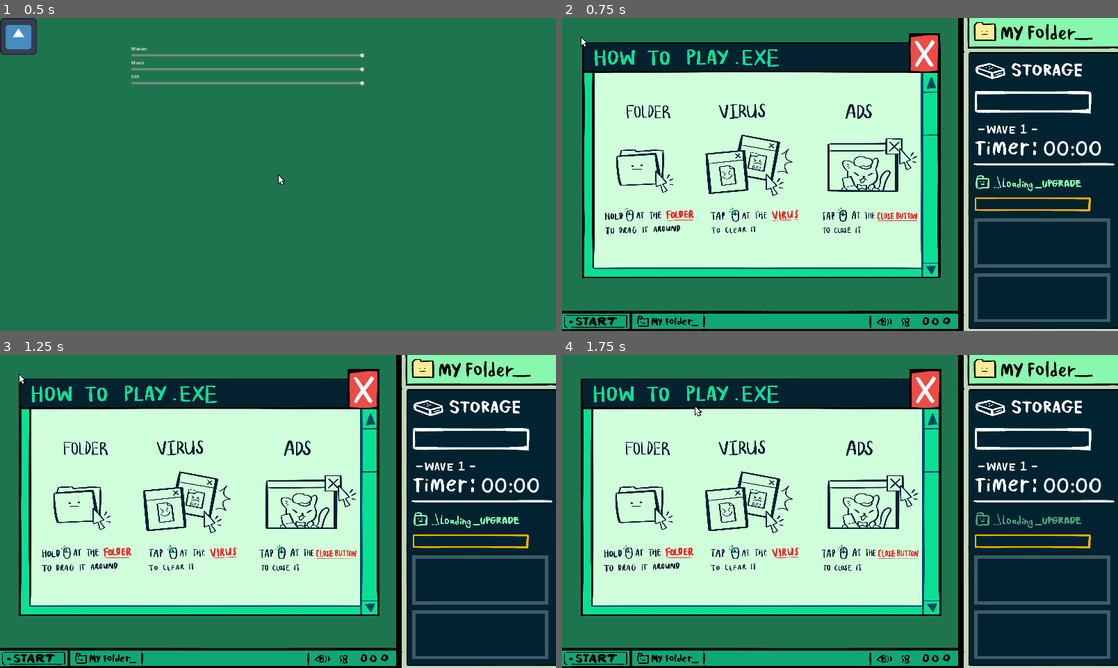
Above: before the commit, frames 1-4 (two rows, left to right).
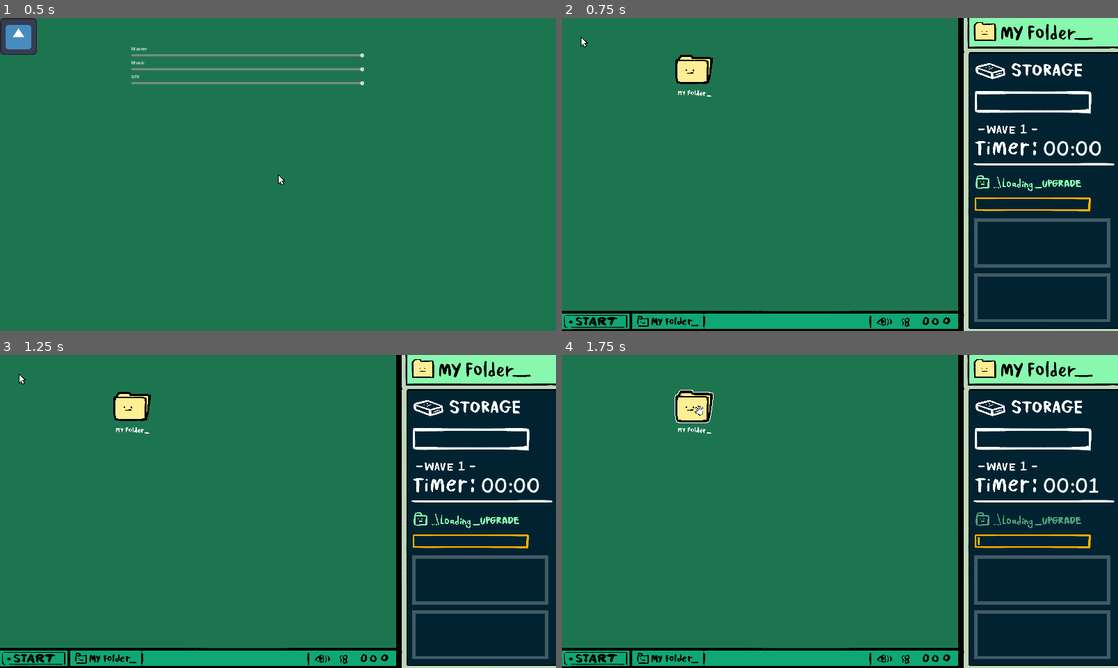
Above: after the commit, the same moments.

Repository: icheft524/Folder-Brawler
Game: Godot game, scene res://menu.tscn
Same seed, same stepped clock (60 frames per second), same inputs: the game is played once before the commit and once after it. The engine's default icon, where the game draws it, is replaced by a stand-in: a white triangle on a blue panel in a dark square.
Inputs (mouse positions are in pixels of both pictures, inside the frame that each line leads up to):
- Up to frame 1 (0.5 s): no input
- Up to frame 2 (0.75 s): click (578, 36) at 0.5 s
- Up to frame 3 (1.25 s): no input
- Up to frame 4 (1.75 s): tap Enter (ui_accept) at 1.25 s; drag from (1040, 580) to (695, 405) at 1.27 s

Frame 1 is identical in both runs. In frame 2, 49% of the frame differs, in the area x 3-69%, y 4-84%; in frame 3, 49%; in frame 4, 49%, in the area x 3-97%, y 4-84%.

Commit message:
pop up cleaner i guess

Diff:
--- a/cam.gd
+++ b/cam.gd
@@ -10,10 +10,12 @@
 var elapsedtime = 0
 var not_responding = false
 var force_pointer = false
+var force_pointer_on = true
 
 func _ready():
 	randomize()
 	force_pointer = false
+	force_pointer_on = true
 	curPos = offset
 	global.not_responding.connect(mouse_not_respond)
 	global.hand_mouse = false
@@ -101,8 +103,11 @@
 	not_responding = false
 
 func popup_mouse():
-	force_pointer = true
-
+	if force_pointer_on:
+		force_pointer = true
+	if !force_pointer_on:
+		force_pointer = false
+		global.hand_mouse = true
 
 func close_popup():
 	force_pointer = false
--- a/popup.gd
+++ b/popup.gd
@@ -27,15 +27,15 @@
 func _ready():
 	if global.pop_enter_tutorial:
 		is_enter = true
-	showpo(global.pop_start_tutorial,howto1)
+	#showpo(howto1)
 	global.pop_start_tutorial = true
 
 
-func showpo(is_show: bool, howtoimage):
-	closed = false
-	if !is_show:
-		if global.pop_start_tutorial:
-			is_enter = true
+func showpo( howtoimage):
+	#if !is_show:
+	#if global.pop_start_tutorial:
+		#is_enter = true
+	if !closed:
 		image.set_texture(howtoimage)
 		get_tree().paused = true
 		image.visible = true
@@ -53,23 +53,36 @@
 	if !global.on_upgrade:
 		get_tree().paused = false
 
+
 func _process(delta):
 	#if global.pop_enter_tutorial && !is_enter:
-	if global.time == 7:
-		showpo(is_enter,howto2)
+	if global.time == 3:
+		closed = false
+	if global.time == 4:
+		showpo(howto1)
+	if global.time == 11:
+		closed = false
+	if global.time == 12:
+		showpo(howto2)
+	if global.time == 21:
+		closed = false
+	if global.time == 22 : #wave2 big
+		wave2 = false
+	if global.time == 50:
+		closed = false
+	if global.time == 51 : #wave3 enc
+		showpo(howto3)
+		wave3 = false
+	if global.time == 71:
+		closed = false
+	if global.time == 72 : #wave4 zip
+		wave4 = false
+
 	if image.scale < Vector2(0.3,0.3):
 		closepo()
-	if global.time == 22 and wave2: #wave2 big
-		_ready()
-		wave2 = false
 
-	if global.time == 47 and wave3: #wave3 enc
-		_ready()
-		wave3 = false
 
-	if global.time == 72 and wave4: #wave4 zip
-		_ready()
-		wave4 = false
+
 
 
 
@@ -81,16 +94,19 @@
 	tween_close.tween_property(image,"scale",normal - close,0.4).set_trans(Tween.TRANS_QUINT).set_ease(Tween.EASE_IN)
 	tween_close.play()
 	global.hand_mouse = false
-	mouse_cam.force_pointer = false
+	mouse_cam.force_pointer_on = true
+
 
 
 func _on_close_mouse_entered():
 	if !closed:
-		mouse_cam.force_pointer = false
-		global.hand_mouse = true
+		print(closed)
+		mouse_cam.force_pointer_on = false
+		#global.hand_mouse = true
 
 
 func _on_close_mouse_exited():
 	if !closed:
-		mouse_cam.force_pointer = true
-		global.hand_mouse = false
+		print(closed)
+		mouse_cam.force_pointer_on = true
+		#global.hand_mouse = false
--- a/popup.tscn
+++ b/popup.tscn
@@ -19,11 +19,14 @@
 
 [node name="close" type="TextureButton" parent="image"]
 process_mode = 2
-offset_left = 1222.14
-offset_top = -1054.63
-offset_right = 1660.14
-offset_bottom = -505.633
+visible = false
+offset_left = 1260.0
+offset_top = -1073.33
+offset_right = 1698.0
+offset_bottom = -524.336
 scale = Vector2(0.6, 0.6)
+mouse_default_cursor_shape = 2
+action_mode = 0
 texture_normal = ExtResource("3_ko2i3")
 texture_hover = ExtResource("3_ko2i3")
 ignore_texture_size = true
